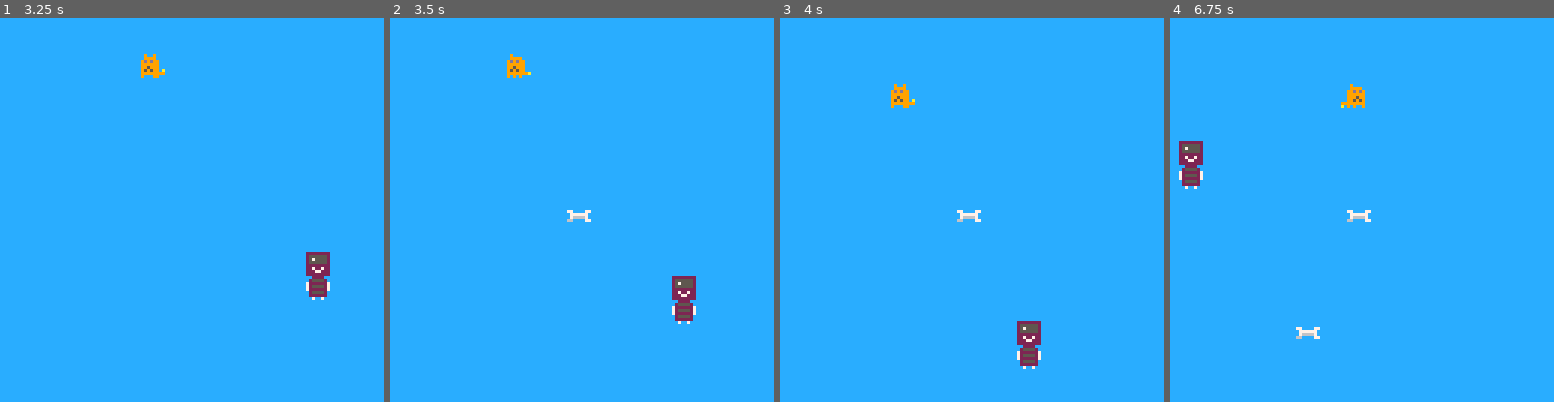
Above: before the commit, frames 1-4 (left to right).
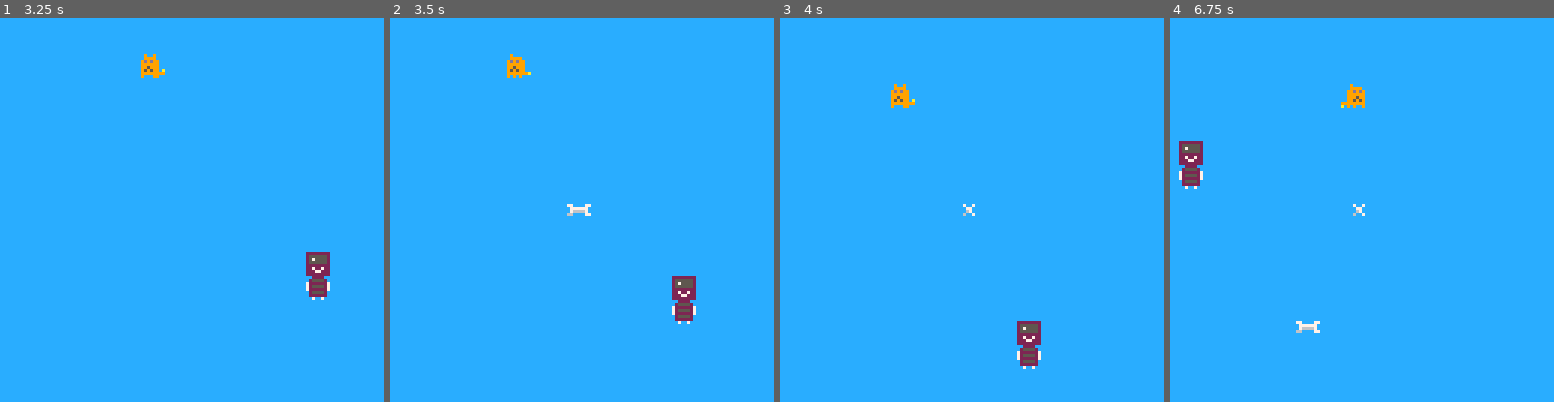
Above: after the commit, the same moments.

Repository: CornflakesOnGit/bonk-thief-horror
Game: PICO-8 cartridge bonk.p8
Same seed, same stepped clock (60 frames per second), same inputs: the game is played once before the commit and once after it.
Inputs:
- Up to frame 1 (3.25 s): hold Right 1.6-2.1 s; hold Up 2.15-2.42 s; hold Right 2.47-3.03 s; hold Left from 3.08 s (still down)
- Up to frame 2 (3.5 s): keep holding Left
- Up to frame 3 (4 s): release Left at 3.58 s; hold Down 3.63-3.97 s
- Up to frame 4 (6.75 s): hold Right 4.02-4.68 s; hold Up 4.73-5.03 s; hold Left 5.08-5.68 s; hold Down 5.73-6.03 s; hold Right 6.08-6.58 s; hold Right from 6.63 s (still down)

Frame 1 is identical in both runs. In frame 2, 0.2% of the frame differs, in the area x 46-53%, y 48-54%; in frame 3, 0.2%; in frame 4, 0.4%, in the area x 32-53%, y 48-84%.

Commit message:
added simple animation for bones

Diff:
--- a/bonk.p8
+++ b/bonk.p8
@@ -1,6 +1,8 @@
 pico-8 cartridge // http://www.pico-8.com
 version 41
 __lua__
+
+-- CTRL+SHIFT+B runs the game
 
 #include bonk_code.lua
 
@@ -21,18 +23,18 @@
 99999990000000000000000000599995044000000255552002222220000000000000000000000000000000000000000000000000000000000000000000000000
 099999900000000000000000a0999999040000000222222002222220000000000000000000000000000000000000000000000000000000000000000000000000
 09000090000000000000000099559555400000000070070000070070000000000000000000000000000000000000000000000000000000000000000000000000
-00000000000000900000000000599950000000000000000000000000000000000000000000000000000000000000000000000000000000000000000000000000
-00000000000999900000000000900090000000000000000000000000000000000000000000000000000000000000000000000000000000000000000000000000
-000999999999d9d90000000000900090000000000000000000000000000000000000000000000000000000000000000000000000000000000000000000000000
-00999999999999990000000000900090000000000000000000000000000000000000000000000000000000000000000000000000000000000000000000000000
+00000000000000900000000000599950770000770000000000000000000000000000000000000000000000000000000000000000000000000000000000000000
+00000000000999900000000000900090077777700000000000000000000000000000000000000000000000000000000000000000000000000000000000000000
+000999999999d9d90000000000900090076666700000000000000000000000000000000000000000000000000000000000000000000000000000000000000000
+00999999999999990000000000900090660000770000000000000000000000000000000000000000000000000000000000000000000000000000000000000000
 00999999999990990000000000900090000000000000000000000000000000000000000000000000000000000000000000000000000000000000000000000000
 a0999999999909090000000000900090000000000000000000000000000000000000000000000000000000000000000000000000000000000000000000000000
 99999999999999990000000000900090000000000000000000000000000000000000000000000000000000000000000000000000000000000000000000000000
 00909000000900090000000000990099000000000000000000000000000000000000000000000000000000000000000000000000000000000000000000000000
-00000000000900900000000000090000000000000000000000000000000000000000000000000000000000000000000000000000000000000000000000000000
-00000000000999900000000000099990000000000000000000000000000000000000000000000000000000000000000000000000000000000000000000000000
-000999999999d9d9000999999999d9d9000000000000000000000000000000000000000000000000000000000000000000000000000000000000000000000000
-00999999999999990099999999999999000000000000000000000000000000000000000000000000000000000000000000000000000000000000000000000000
+00000000000900900000000000090000007007000000000000000000000000000000000000000000000000000000000000000000000000000000000000000000
+00000000000999900000000000099990000770000000000000000000000000000000000000000000000000000000000000000000000000000000000000000000
+000999999999d9d9000999999999d9d9000670000000000000000000000000000000000000000000000000000000000000000000000000000000000000000000
+00999999999999990099999999999999006007000000000000000000000000000000000000000000000000000000000000000000000000000000000000000000
 00999999999990990099999999999099000000000000000000000000000000000000000000000000000000000000000000000000000000000000000000000000
 a099999999990909a099999999990909000000000000000000000000000000000000000000000000000000000000000000000000000000000000000000000000
 99999999999999999999999999999999000000000000000000000000000000000000000000000000000000000000000000000000000000000000000000000000
--- a/bonk_code.lua
+++ b/bonk_code.lua
@@ -18,6 +18,8 @@
 bonk = {
     position = {x = 20, y = 20}, -- Initial position of the character
     sprites = {0, 1, 2},
+    width = 8,
+    height = 8,
     currentFrame = 0,
     anim_counter = 0,
     spd = 1,
@@ -55,6 +57,8 @@
         {5, 21}, -- First animation frame
         {6, 22} -- Second animation frame
     },
+    width = 8,
+    height = 16,
 -- Random initial direction (-1, 0, 1)
     direction = {x = flr(rnd(3)) - 1, y = flr(rnd(3)) - 1},
     currentFrame = 1,
@@ -107,8 +111,14 @@
         bones[#bones + 1] = {
             x = rnd(120),
             y = rnd(120),
+            width = 8,
+            height = 4,
             active = true,
-            collected = false
+            collected = false,
+            sprites = {36, 52},
+            currentFrame = 1,
+            anim_counter = 0,
+            anim_speed = 20, --every 20 frames the animation updates to next frame
         }
     end
 end
@@ -155,19 +165,31 @@
 
 -- respawning from other side {#c81}
     if bonk.position.x < -4 then bonk.position.x = 124
-    elseif bonk.position.x > 124 then bonk.position.x = -4
-    elseif bonk.position.y < -4 then bonk.position.y = 124
-    elseif bonk.position.y > 124 then bonk.position.y = -4
+        elseif bonk.position.x > 124 then bonk.position.x = -4
+        elseif bonk.position.y < -4 then bonk.position.y = 124
+        elseif bonk.position.y > 124 then bonk.position.y = -4
     end
 
 -- Increase overall timer {#fff}
-elapsedTime += 1  -- Increment elapsed time by 1 frame
+    elapsedTime += 1  -- Increment elapsed time by 1 frame
 
 -- Check if it's time to spawn a new bone {#fff}
-if elapsedTime >= spawnInterval then
-    elapsedTime = 0  -- Reset elapsed time
-    spawnBone()
-end
+    if elapsedTime >= spawnInterval then
+        elapsedTime = 0
+        spawnBone()
+    end
+
+-- Update bone animation {#fff}
+    for i = 1, #bones do
+        if bones[i] and bones[i].active then
+            bones[i].anim_counter += 1
+            if bones[i].anim_counter % bones[i].anim_speed == 0 then
+                bones[i].currentFrame = 3 - bones[i].currentFrame -- Toggle between 1 and 2 frames
+            end
+        end
+    end
+
+
 
 -- Move the thief randomly {#c0c}
     -- Move thief
@@ -182,7 +204,7 @@
     end
 
 
-    -- Handle other game logic, interactions, etc. HERE
+-- Handle other game logic, interactions, etc. HERE
 
 
 -- end of _update function {f00,1}
@@ -193,7 +215,6 @@
 
 -- Draw function {#f00}
 function _draw()
-
     cls(12)
 
 -- Draw Bonk {#c81}
@@ -202,12 +223,11 @@
 -- Draw Thief {#c0c}
     drawThief()
 
-    -- Draw Bones {#fff}
+-- Draw Bones with animation frames {#fff}
     for i = 1, #bones do
         if bones[i] and bones[i].active then
-            spr(4, bones[i].x, bones[i].y)
-        end
-    end
-
-
-end
+            spr(bones[i].sprites[bones[i].currentFrame], bones[i].x, bones[i].y)
+        end
+    end
+
+end
